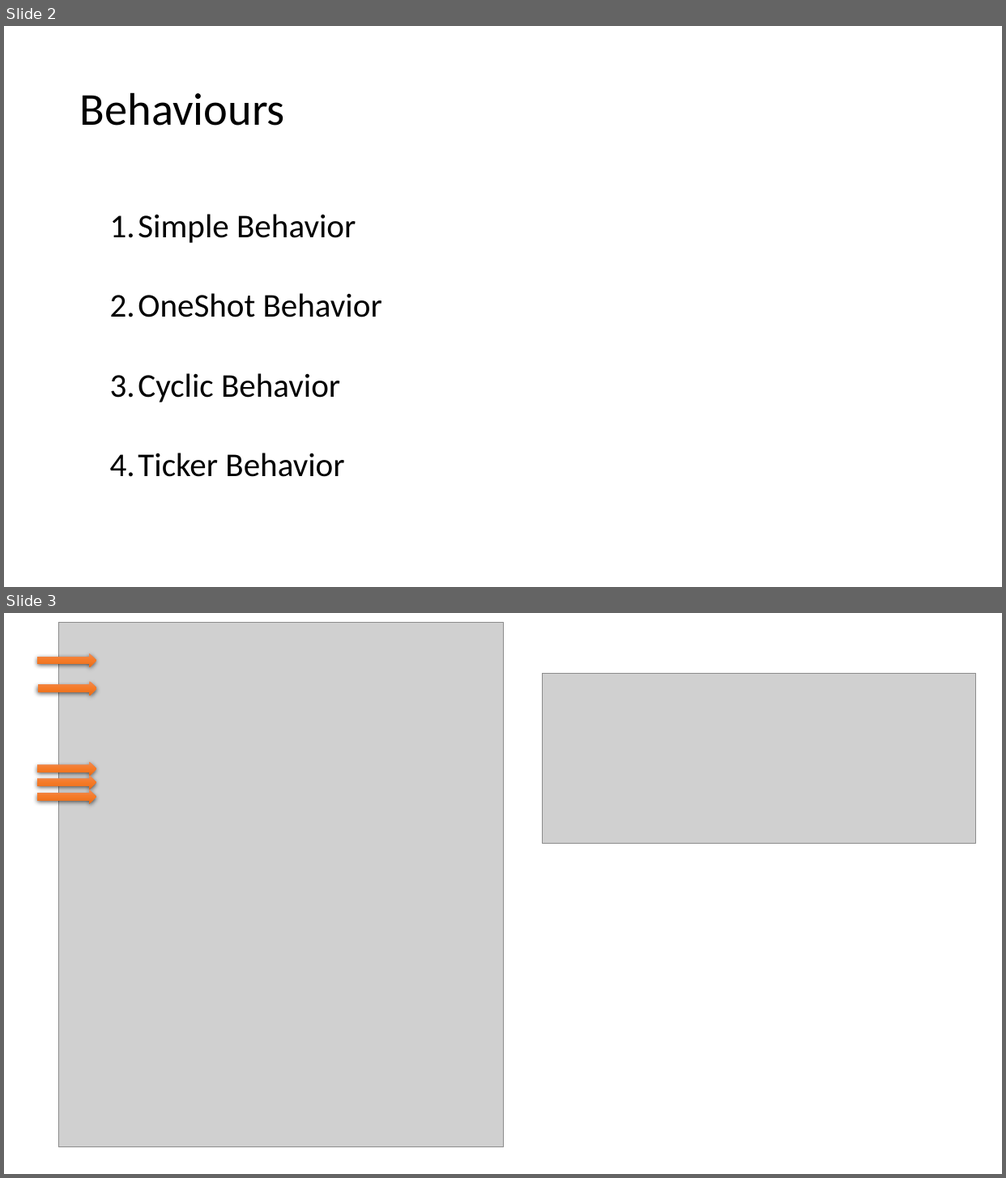
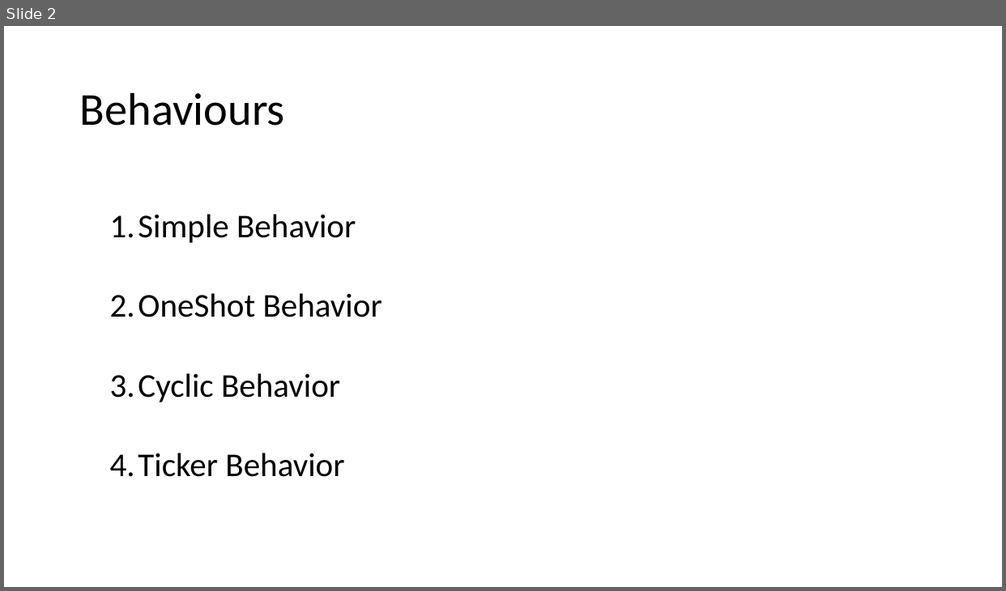
Before and after one commit to moein99/SENG696-Research-MatchMaking, a slide deck: documents/Assignment3_Demo.pptx. Shown one above the other, each under a label of ours: slides 2 and 3 before the commit, slide 2 after it. The pictures are 1006x1178 and 1006x591 pixels, drawn with LibreOffice and Linux fonts; fonts in the diff are those of the drawing; grey boxes stand for pictures. Boxes give left, top, right and bottom in pixels: in the first picture for what was removed or moved away, otherwise in the second. Text is boxed around its words. In the diff, an @@ line names an element or a change of style, - is before the commit and + after.

```diff
--- a/documents/Assignment3_Demo.pptx
+++ b/documents/Assignment3_Demo.pptx
@@ slide 3 removed at <box>4,613,1002,1174</box>, background #FFFFFF @@
@@ picture removed at <box>58,623,503,1148</box> @@
@@ right arrow removed at <box>37,653,96,667</box> @@
@@ right arrow removed at <box>38,681,97,696</box> @@
@@ picture removed at <box>543,673,976,843</box> @@
@@ right arrow removed at <box>37,762,96,776</box> @@
@@ right arrow removed at <box>37,776,96,790</box> @@
@@ right arrow removed at <box>37,790,96,804</box> @@
```
Also in this commit, not shown: 4 other slides removed, 1 other file.
